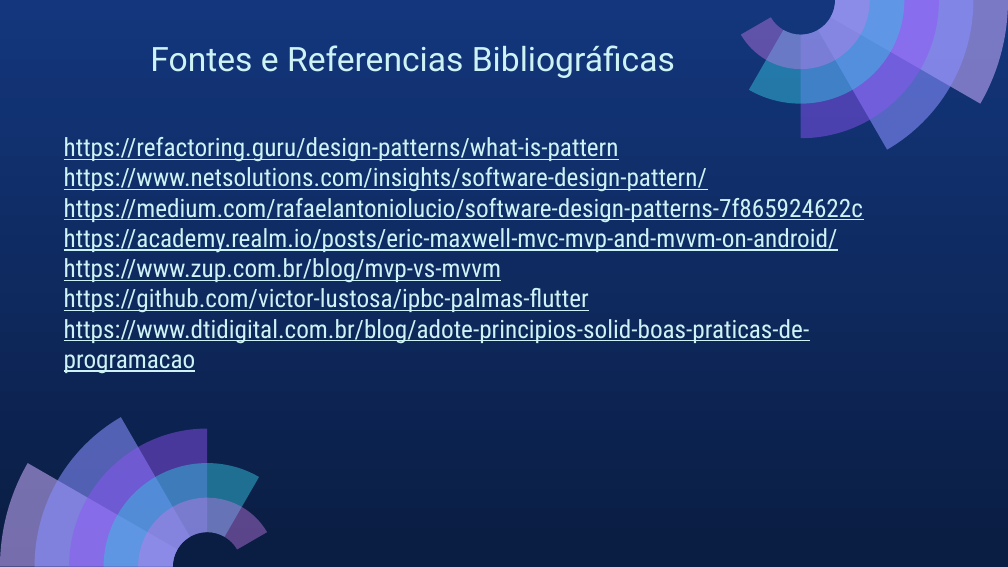
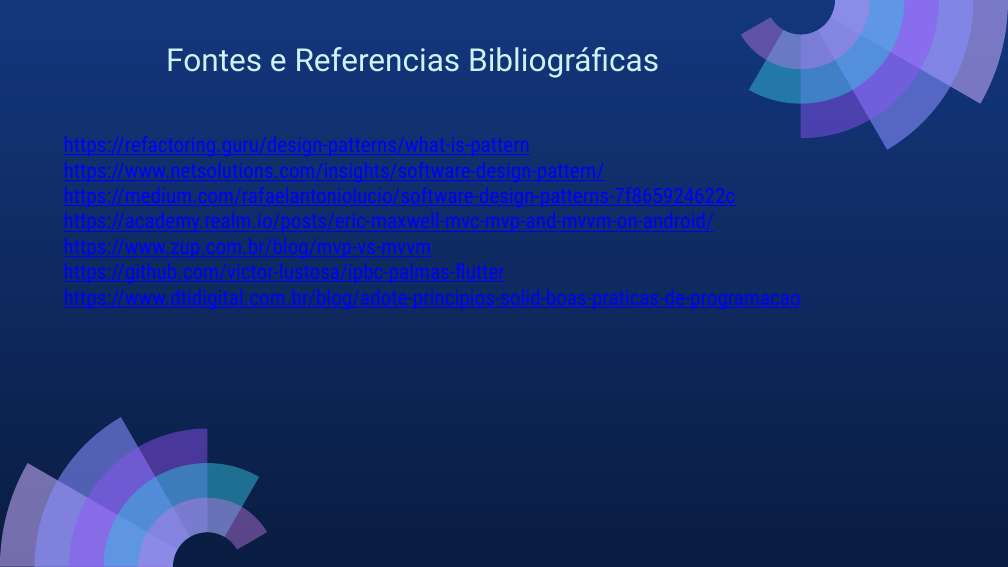
Before and after one commit to victor-lustosa/architectural-patterns, a slide deck: slide 14 of docs/architectural_patterns.pptx. Drawn at 1008x567 pixels with LibreOffice and Linux fonts; fonts in the diff are those of the drawing. Boxes give left, top, right and bottom in pixels: in the first picture for what was removed or moved away, otherwise in the second. Text is boxed around its words. In the diff, an @@ line names an element or a change of style, - is before the commit and + after.

```diff
--- a/docs/architectural_patterns.pptx
+++ b/docs/architectural_patterns.pptx
@@ title "Fontes e Referencias Bibliográficas" at [166,47,659,78]: size 24 to 22.6 pt @@
@@ text "https://refactoring.guru/design-patterns/what-is-pattern" at [64,136,801,310]: size 18 to 15.1 pt, text colour #CEF3F5 to #0000FF @@
```
Also in this commit, not shown: 13 other slides changed.
